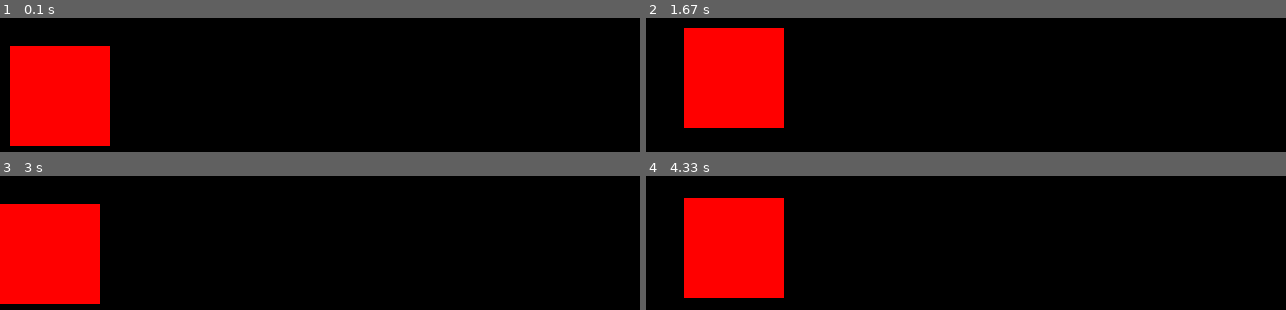
Above: before the commit, frames 1-4 (two rows, left to right).
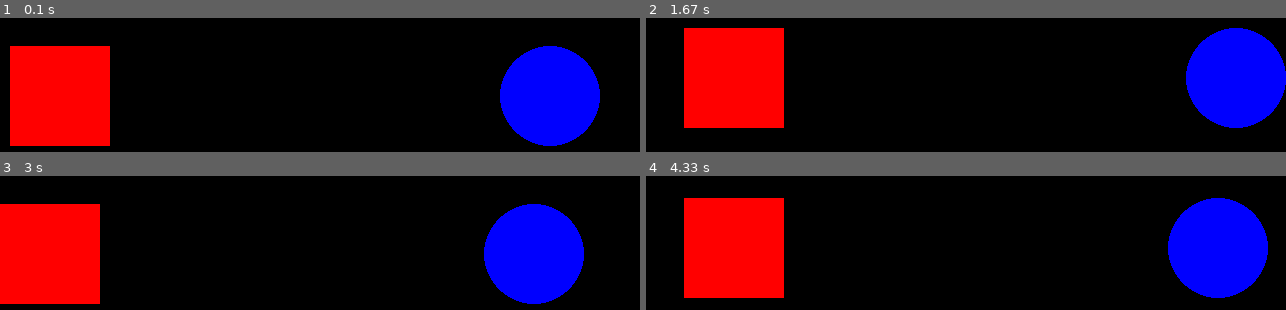
Above: after the commit, the same moments.

Repository: matheusrf96/projetos-pygame
Game: pygame game, started from mov.py
Same seed, same stepped clock (60 frames per second), same inputs: the game is played once before the commit and once after it.
Inputs:
- Up to frame 1 (0.1 s): no input
- Up to frame 2 (1.67 s): hold D 0.33-0.8 s; hold W 0.83-1.13 s; hold Up 0.83-1.13 s; hold D 1.17-1.63 s; hold Right 1.17-1.63 s
- Up to frame 3 (3 s): hold A 1.67-2.2 s; hold Left 1.67-2.2 s; hold S 2.23-2.53 s; hold Down 2.23-2.53 s; hold A 2.57-2.97 s; hold Left 2.57-2.97 s
- Up to frame 4 (4.33 s): hold W 3-3.37 s; hold Up 3-3.37 s; hold D 3.4-4.03 s; hold Right 3.4-4.03 s; hold S from 4.07 s (still down); hold Down from 4.07 s (still down)

The runs differ from the first frame. In frame 1, 9.1% of the frame differs, in the area x 78-94%, y 20-96%; in frame 2, 9.1%; in frame 3, 9.1%; in frame 4, 9.1%.

Commit message:
Dois objetos

Diff:
--- a/mov.py
+++ b/mov.py
@@ -13,6 +13,9 @@
 
 pos_x = 10
 pos_y = 100
+
+pos_m = 500
+pos_n = 100
 
 tela = pygame.display.set_mode((640, 480))
 pygame.display.set_caption('Meu primeiro programa!')
@@ -35,6 +38,20 @@
         if pos_y != 0:
             pos_y -= 1
 
+    if teclas[K_d]:
+        if pos_m < 540:
+            pos_m += 1
+    elif teclas[K_a]:
+        if pos_m != 0:
+            pos_m -= 1
+    elif teclas[K_s]:
+        if pos_n != 380:
+            pos_n += 1
+    elif teclas[K_w]:
+        if pos_n != 0:
+            pos_n -= 1
+
     tela.fill(BLACK)
     pygame.draw.rect(tela, RED, (pos_x, pos_y, 100, 100))
+    pygame.draw.ellipse(tela, BLUE, (pos_m, pos_n, 100, 100))
     pygame.display.flip()
